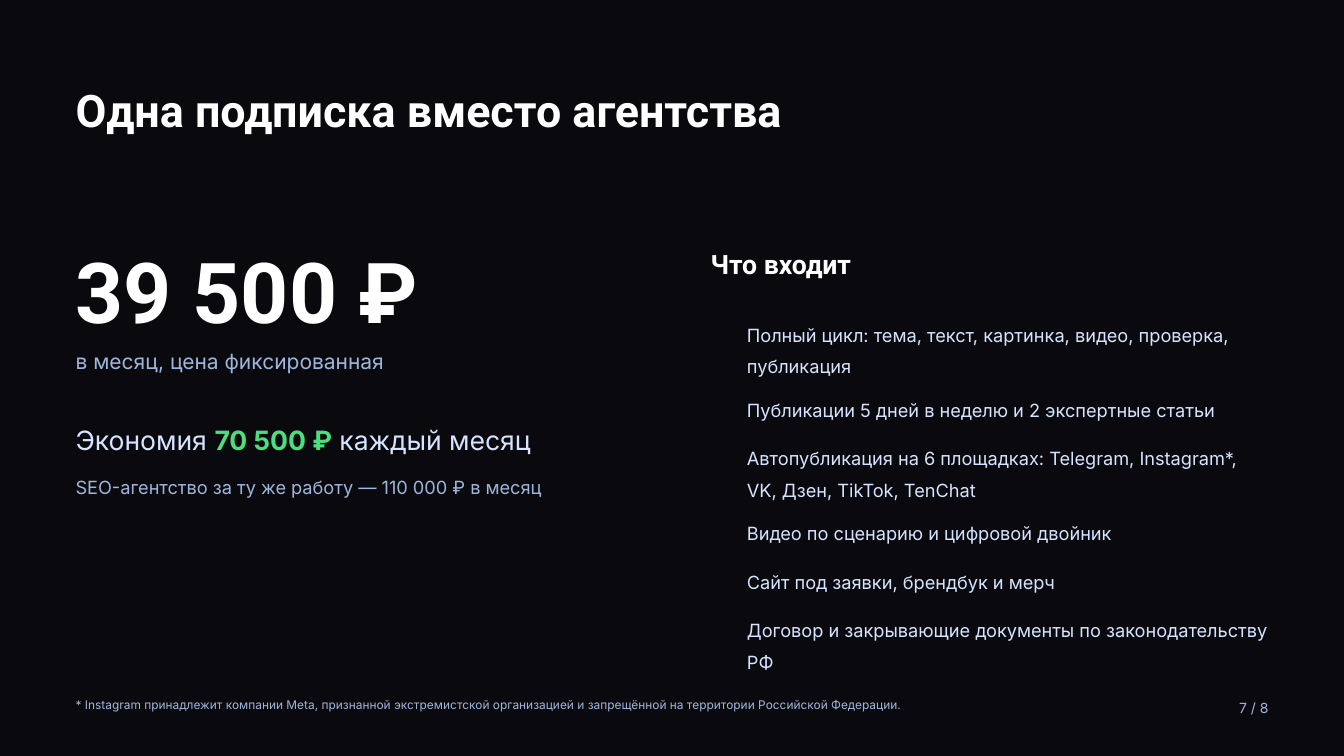
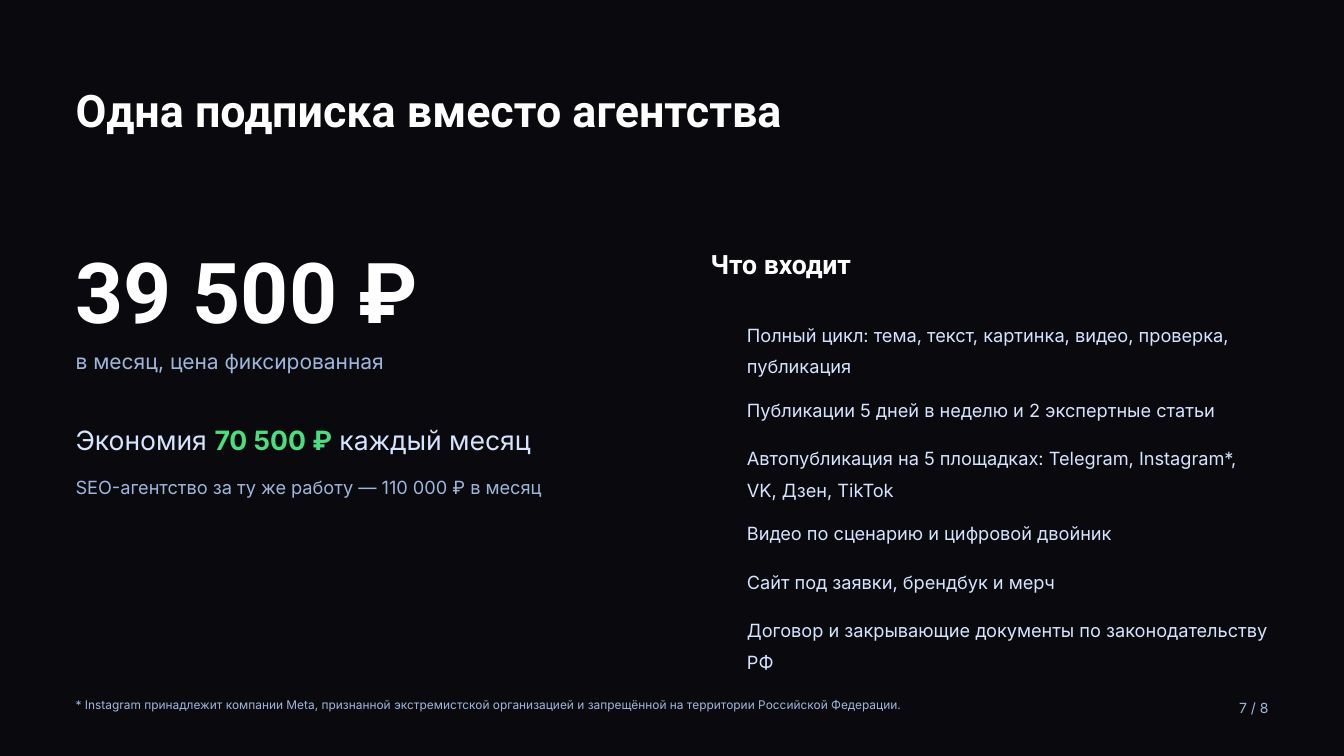
Before and after one commit to injusticebeast802-coder/taste-skill, a slide deck: slide 7 of prompter-moscow/presentation/prompter-obshchaya.pptx. Drawn at 1344x756 pixels with LibreOffice and Linux fonts; fonts in the diff are those of the drawing; background and template pictures are left out. Boxes give left, top, right and bottom in pixels: in the first picture for what was removed or moved away, otherwise in the second. Text is boxed around its words. In the diff, an @@ line names an element or a change of style, - is before the commit and + after.

```diff
--- a/prompter-moscow/presentation/prompter-obshchaya.pptx
+++ b/prompter-moscow/presentation/prompter-obshchaya.pptx
@@ text at (747, 451, 1236, 500): text changed @@
-Автопубликация на 6 площадках: Telegram, Instagram*, VK, Дзен, TikTok, TenChat
+Автопубликация на 5 площадках: Telegram, Instagram*, VK, Дзен, TikTok
```
Also in this commit, not shown: 1 other slide changed, 7 other files.
